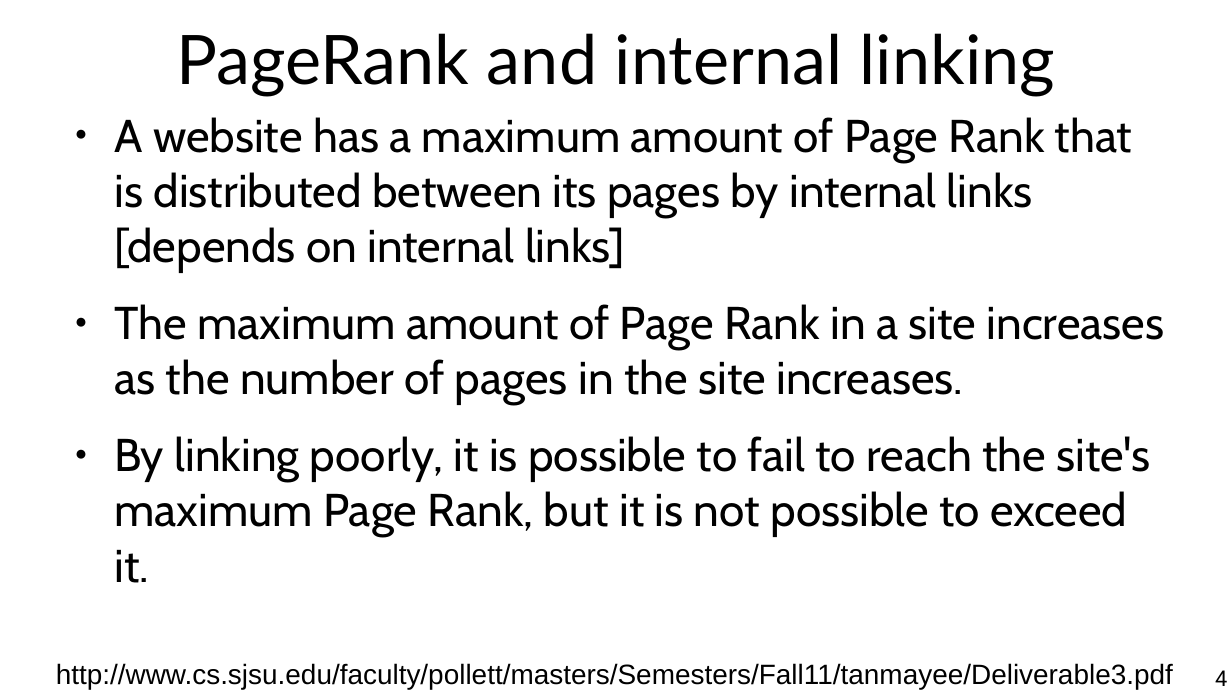
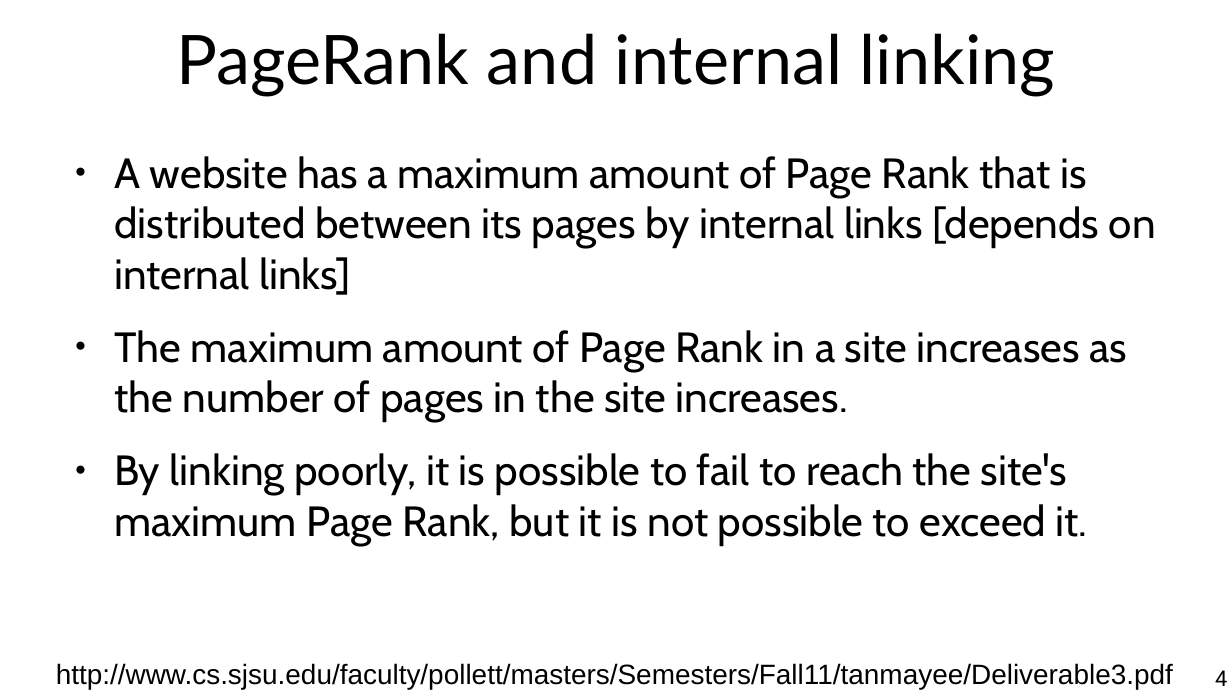
Before and after one commit to chatox/networks-science-course, a slide deck: slide 4 of theory/odp/tt10-pagerank_extra.odp. Drawn at 1232x693 pixels with LibreOffice and Linux fonts; fonts in the diff are those of the drawing. Boxes give left, top, right and bottom in pixels: in the first picture for what was removed or moved away, otherwise in the second. Text is boxed around its words. In the diff, an @@ line names an element or a change of style, - is before the commit and + after.

```diff
--- a/theory/odp/tt10-pagerank_extra.odp
+++ b/theory/odp/tt10-pagerank_extra.odp
@@ text "A website has a maximum ...": place and size @@
-text "A website has a maximum ..." at <box>114,117,1165,583</box>
+text "A website has a maximum ..." at <box>114,156,1156,545</box>
@@ text "A website has a maximum ..." at <box>114,156,1156,545</box>: size 29.6 to 27.2 pt @@
```
Also in this commit, not shown: 3 other slides changed, 2 other files.
